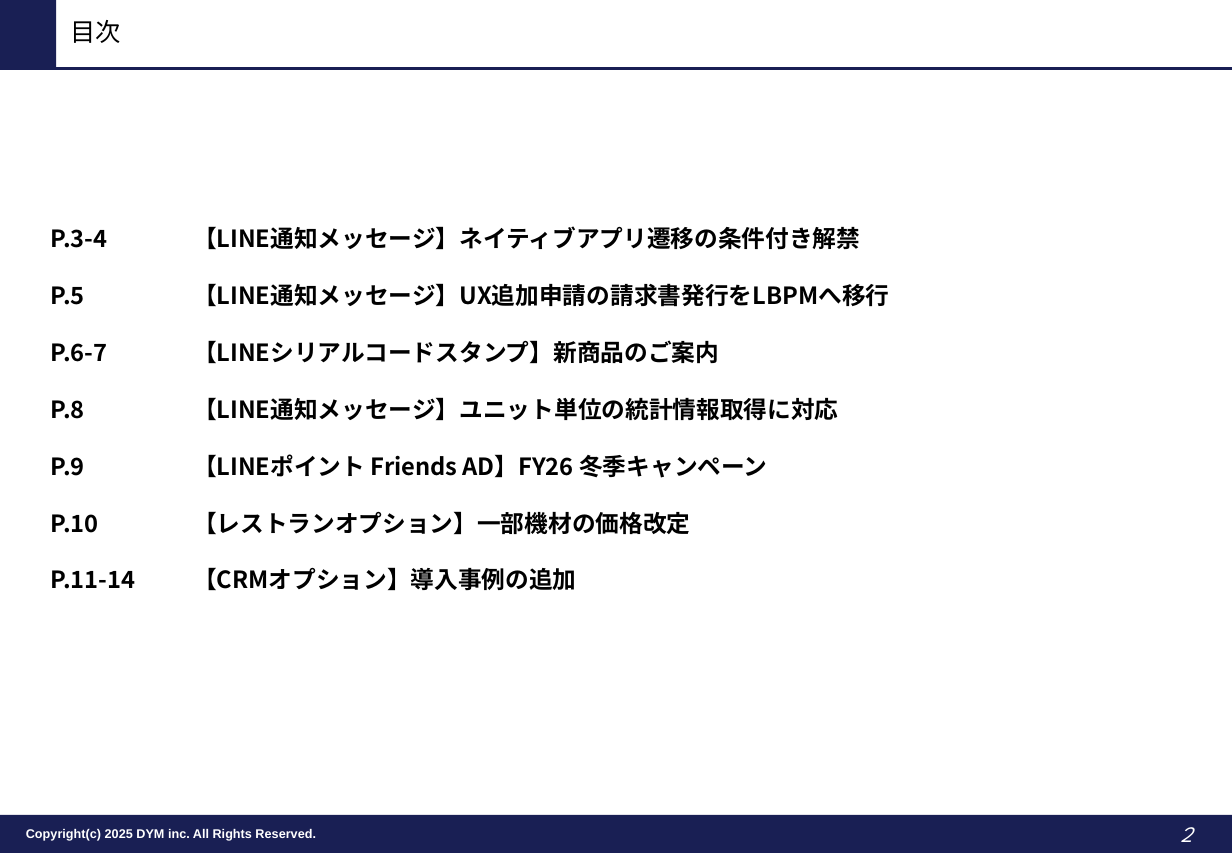
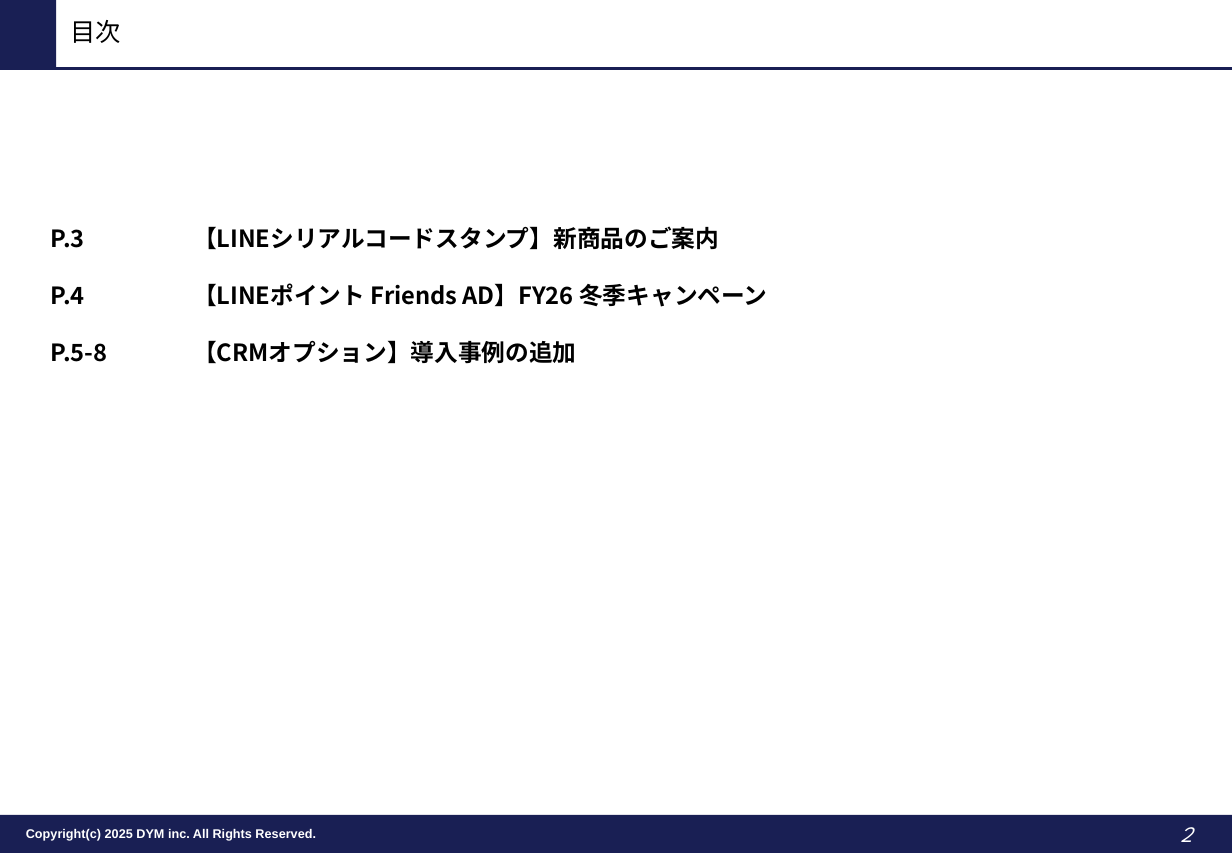
Before and after one commit to tonomura-r-dev/folder, a slide deck: slide 2 of LINEOA媒体最新情報_2026年10月トレンドレポート.pptx. Drawn at 1232x853 pixels with LibreOffice and Linux fonts; fonts in the diff are those of the drawing; background and template pictures are left out. Boxes give left, top, right and bottom in pixels: in the first picture for what was removed or moved away, otherwise in the second. Text is boxed around its words. In the diff, an @@ line names an element or a change of style, - is before the commit and + after.

```diff
--- a/LINEOA媒体最新情報_2026年10月トレンドレポート.pptx
+++ b/LINEOA媒体最新情報_2026年10月トレンドレポート.pptx
@@ text at box(51, 229, 108, 362): text changed @@
-P.3-4
-P.5
-P.6-7
-P.8
-P.9
-P.10
-P.11-14
+P.3
+P.4
+P.5-8
@@ text at box(193, 226, 889, 307): paragraphs removed @@
-【LINE通知メッセージ】ネイティブアプリ遷移の条件付き解禁
-【LINE通知メッセージ】UX追加申請の請求書発行をLBPMへ移行
@@ text at box(193, 397, 839, 421): paragraph removed @@
-【LINE通知メッセージ】ユニット単位の統計情報取得に対応
@@ text at box(193, 511, 690, 535): paragraph removed @@
-【レストランオプション】一部機材の価格改定
```
Also in this commit, not shown: 1 other slide changed, 6 slides removed, 2 other files.
